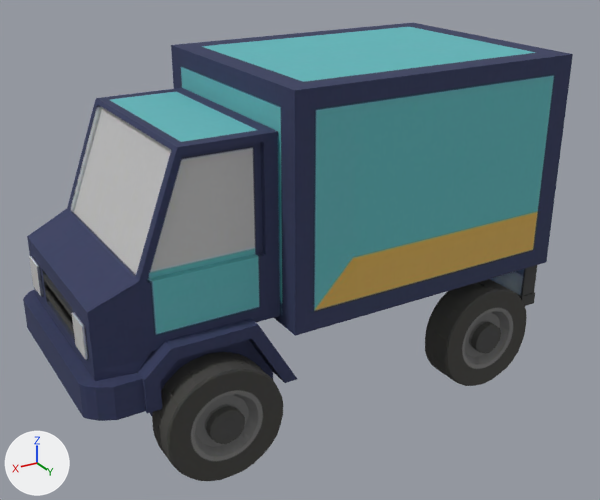
The glTF model src/main/resources/static/models/fifth-wall/delivery-truck.glb: old version first, new version second.
Before and after are seen from a 50 mm lens placed at (0.79, 1.372, 0.972), pointed at (-0.015, 0.03, 0.301). Lighting does not change. The marker at lower left points along +X, +Y and +Z. The older version comes first. Vertices at exactly the same position are counted once.

The scene before the commit, as lines of its bpy script (objects in view):
```python
mat_tripo_mat_f057d457_520b_42d7_bea0_31112bb3b248 = principled_material('tripo_mat_f057d457-520b-42d7-bea0-31112bb3b248')
mat_tripo_mat_f057d457_520b_42d7_bea0_31112bb3b248.texture = img_tripo_image_f057d457_520b_42d7_bea0_31112bb3b248_0
mat_tripo_mat_f057d457_520b_42d7_bea0_31112bb3b248.roughness = 0.9
me_tripo_mesh_f057d457_520b_42d7_bea0_31112bb3b248 = bpy.data.meshes.new('tripo_mesh_f057d457-520b-42d7-bea0-31112bb3b248')
me_tripo_mesh_f057d457_520b_42d7_bea0_31112bb3b248.from_pydata(...)  # 2495 vertices, 4852 faces; spans x -0.499..0.499, y -0.265..0.265, z 0.0..0.686
me_tripo_mesh_f057d457_520b_42d7_bea0_31112bb3b248.materials.append(mat_tripo_mat_f057d457_520b_42d7_bea0_31112bb3b248)  # picture img_tripo_image_f057d457_520b_42d7_bea0_31112bb3b248_0
ob_tripo_node_f057d457_520b_42d7_bea0_31112bb3b248 = bpy.data.objects.new('tripo_node_f057d457-520b-42d7-bea0-31112bb3b248', me_tripo_mesh_f057d457_520b_42d7_bea0_31112bb3b248)
ob_tripo_node_f057d457_520b_42d7_bea0_31112bb3b248.location = (0.0, 0.0, 0.0)
```
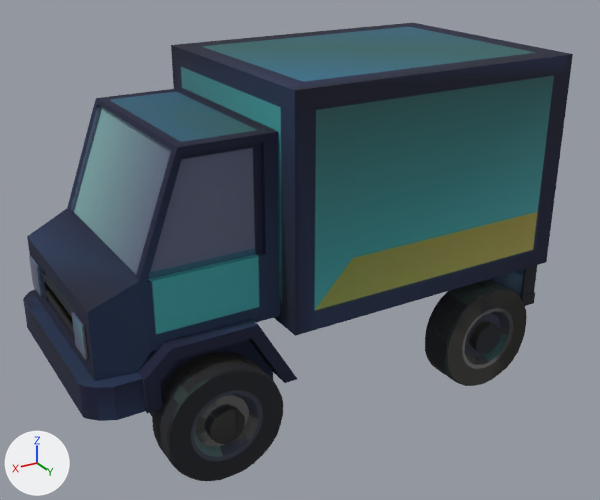
Where the change shows, as pixel boxes [x1, y1, x2, y2] in the pictures (600 x 500 px):
```json
{"object": "tripo_node_f057d457-520b-42d7-bea0-31112bb3b248", "change": "recoloured", "before": [23, 23, 573, 481], "after": [23, 23, 573, 481], "on screen": "darker"}
```

Scene script edits in JSON lines:
```json
{"op": "add", "block": "mat_tripo_mat_f057d457_520b_42d7_bea0_31112bb3b248", "code": "n3 = _N.new('ShaderNodeMix'); n3.name = 'Mix'"}
{"op": "add", "block": "mat_tripo_mat_f057d457_520b_42d7_bea0_31112bb3b248", "code": "n3.data_type = 'RGBA'"}
{"op": "add", "block": "mat_tripo_mat_f057d457_520b_42d7_bea0_31112bb3b248", "code": "n3.blend_type = 'MULTIPLY'"}
{"op": "add", "block": "mat_tripo_mat_f057d457_520b_42d7_bea0_31112bb3b248", "code": "n3.inputs[0].default_value = 1.0  # 'Factor'"}
{"op": "add", "block": "mat_tripo_mat_f057d457_520b_42d7_bea0_31112bb3b248", "code": "n4 = _N.new('ShaderNodeVertexColor'); n4.name = 'Color Attribute'"}
{"block": "mat_tripo_mat_f057d457_520b_42d7_bea0_31112bb3b248", "where": "n2 = _N.new('ShaderNodeTexImage'); n2.name = 'Image Texture'"}
{"block": "mat_tripo_mat_f057d457_520b_42d7_bea0_31112bb3b248", "where": "n0 = _N.new('ShaderNodeBsdfPrincipled'); n0.name = 'Principled BSDF'"}
{"op": "remove", "block": "mat_tripo_mat_f057d457_520b_42d7_bea0_31112bb3b248", "code": "_L.new(n2.outputs[0], n0.inputs[0])  # 'Color' to 'Base Color'"}
{"op": "add", "block": "mat_tripo_mat_f057d457_520b_42d7_bea0_31112bb3b248", "code": "_L.new(n3.outputs[2], n0.inputs[0])  # 'Result' to 'Base Color'"}
{"op": "add", "block": "mat_tripo_mat_f057d457_520b_42d7_bea0_31112bb3b248", "code": "_L.new(n4.outputs[0], n3.inputs[7])  # 'Color' to 'B'"}
{"op": "add", "block": "mat_tripo_mat_f057d457_520b_42d7_bea0_31112bb3b248", "code": "_L.new(n2.outputs[0], n3.inputs[6])  # 'Color' to 'A'"}
{"block": "me_tripo_mesh_f057d457_520b_42d7_bea0_31112bb3b248", "where": "me_tripo_mesh_f057d457_520b_42d7_bea0_31112bb3b248.from_pydata(...)  # 2495 vertices, 4852 faces; spans x -0.499..0.499, y -0.265..0.265, z 0.0..0.686"}
{"block": "me_tripo_mesh_f057d457_520b_42d7_bea0_31112bb3b248", "where": "# used by ob_tripo_node_f057d457_520b_42d7_bea0_31112bb3b248; location = (0.0, 0.0, 0.0)"}
{"block": "me_tripo_mesh_f057d457_520b_42d7_bea0_31112bb3b248", "change": "me_tripo_mesh_f057d457_520b_42d7_bea0_31112bb3b248 part 1: vertex colours changed"}
```
